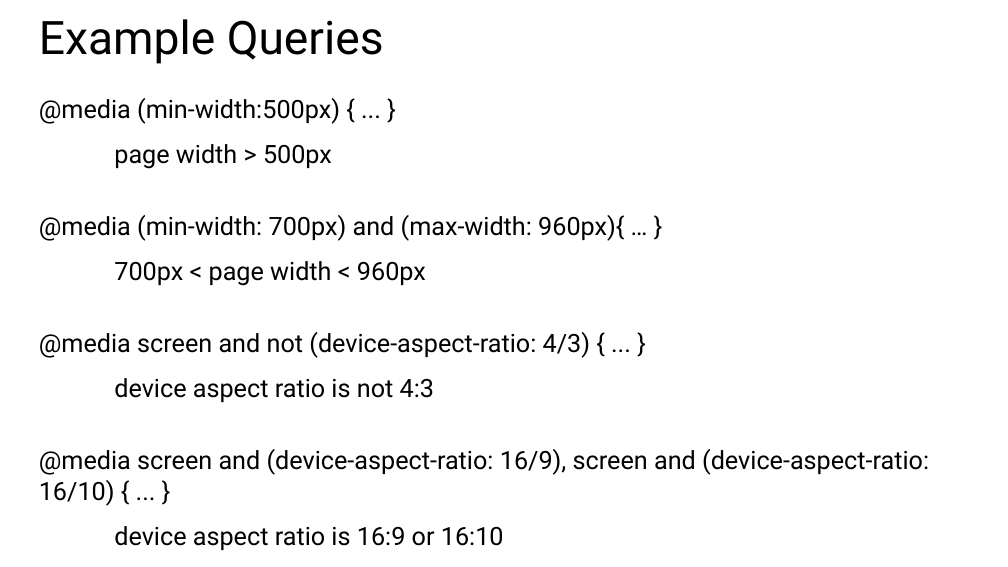
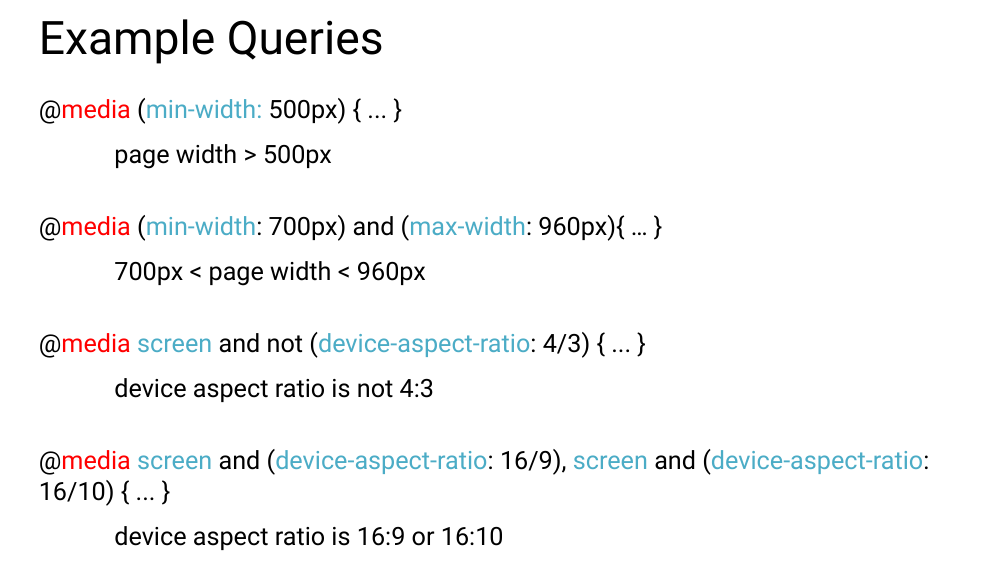
Before and after one commit to CharaD7/CSS-Style, a slide deck: slide 9 of Slides/Module 4.pptx. Drawn at 1008x567 pixels with LibreOffice and Linux fonts; fonts in the diff are those of the drawing. Boxes give left, top, right and bottom in pixels: in the first picture for what was removed or moved away, otherwise in the second. Text is boxed around its words. In the diff, an @@ line names an element or a change of style, - is before the commit and + after.

```diff
--- a/Slides/Module 4.pptx
+++ b/Slides/Module 4.pptx
@@ text at (39,98,347,124): spaces changed @@
-@media (min-width:500px) { ... }
+@media (min-width: 500px) { ... }
@@ text at (39,215,929,506): text colour #000000 to #FF0000 in "@media", "@media", "@media"; text colour #000000 to #4BACC6 in "(min-width: (max-width:", "screen (device-aspect-ratio:", "screen (device-aspect-ratio: screen (device-aspect-ratio:" @@
```
Also in this commit, not shown: 1 other slide changed, 1 slide added, 5 other files.
